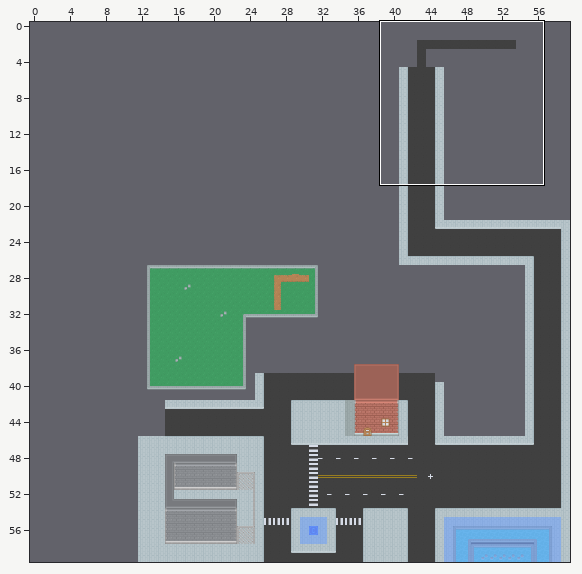
Tiled map, stored at android/assets/test.tmx. Above: a wide view before the commit, with the close-up outlined.
Close-up. Earlier state:
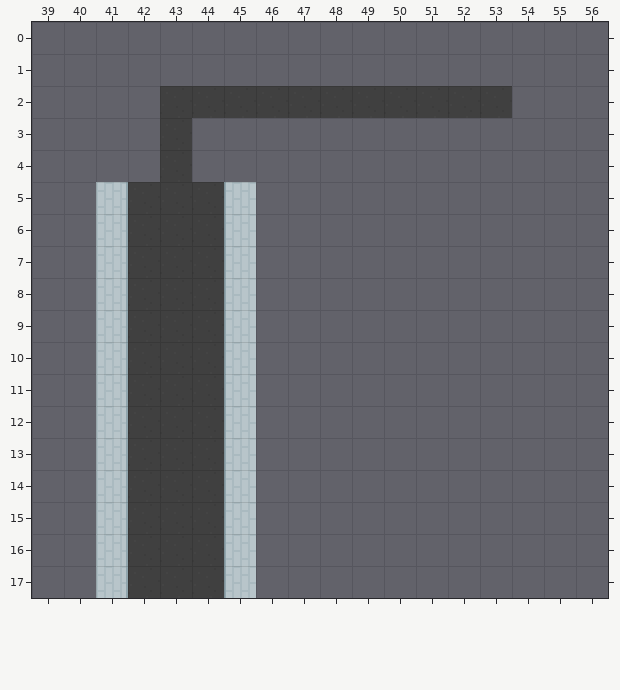
Cells are 16x16 px. Shown: x 39..56, y 0..17. The commit also changed other parts of the map, which this record leaves out.
Now the later version:
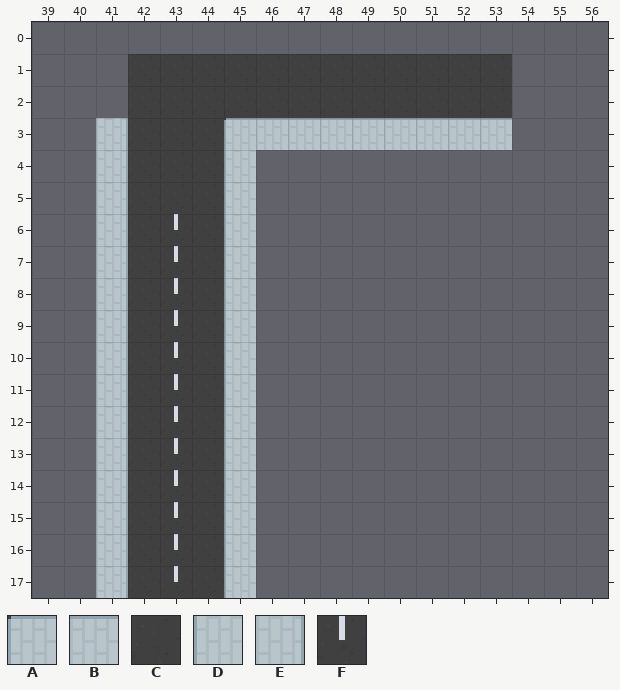
Key: from "tileset": A 728, B 729, C 733, D 766, E 768, F 769.
_ is an empty cell.
From old to new:
Layer "background":
The author put tile A in row 3 at x 45.
The author put tile B in row 3 at x 46 to 53.
The author put tile C in row 1 at x 42 to 53; in row 2 at x 42; in rows 3 to 4 at x 42 and 44.
The author put tile D in row 4 at x 45.
The author put tile E in rows 3 to 4 at x 41.
Tile C becomes tile F in rows 6 to 17 at x 43.
